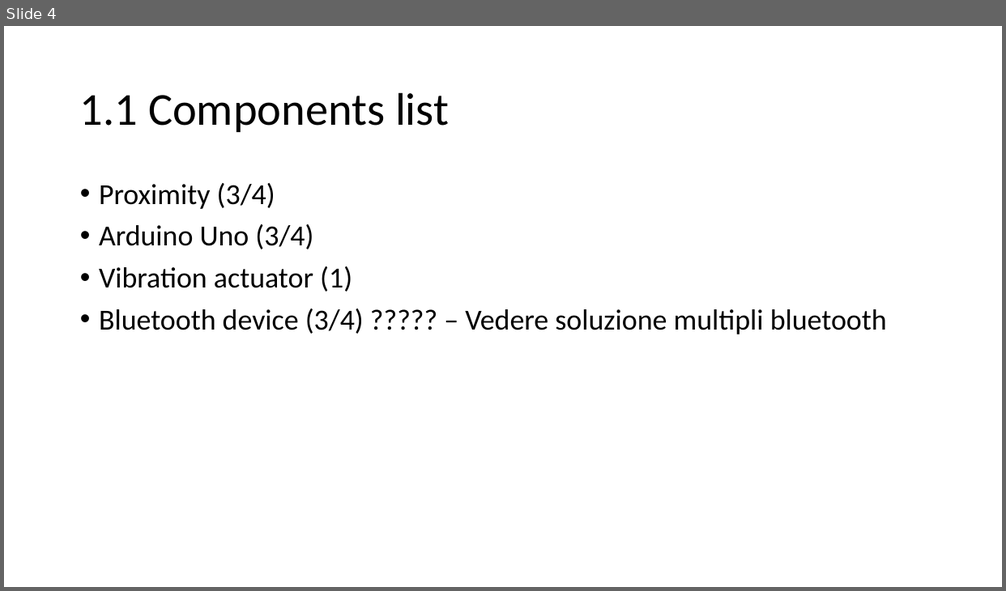
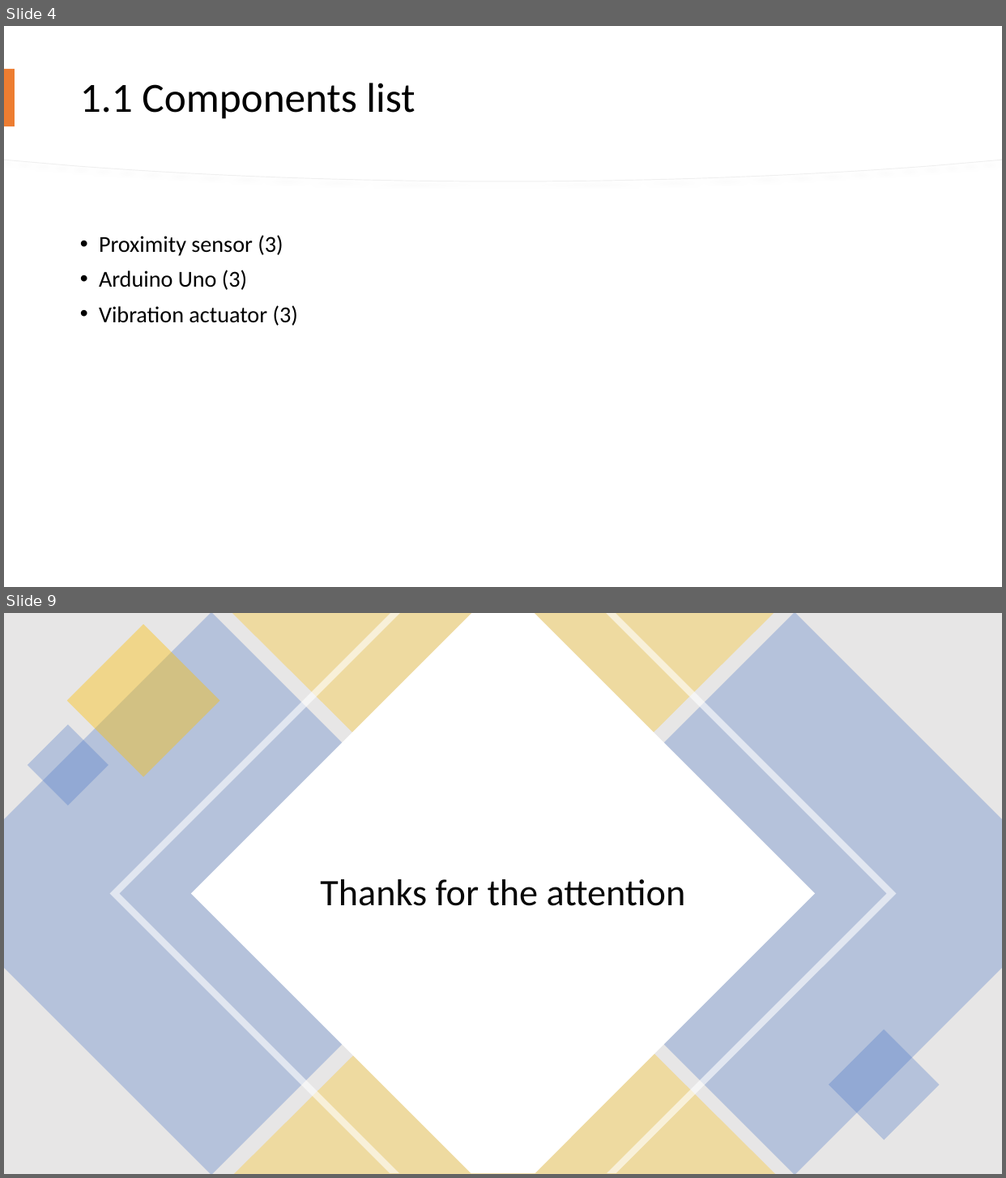
Before and after one commit to TheSmetz/Blinduino, a slide deck: Blinduino.pptx. Shown one above the other, each under a label of ours: slide 4 before the commit, slides 4 and 9 after it; the slides between them are not shown. The pictures are 1006x591 and 1006x1178 pixels, drawn with LibreOffice and Linux fonts; fonts in the diff are those of the drawing. Boxes give left, top, right and bottom in pixels: in the first picture for what was removed or moved away, otherwise in the second. Text is boxed around its words. In the diff, an @@ line names an element or a change of style, - is before the commit and + after.

```diff
--- a/Blinduino.pptx
+++ b/Blinduino.pptx
@@ slide 9 added at [4,613,1002,1174], background #FFFFFF @@
@@ rectangle added at [4,613,1002,1174], fill #E7E6E6 @@
@@ freeform shape added at [4,613,493,1174], fill #4472C4 at 30% opacity @@
@@ rectangle added at [67,624,219,777], fill #FFC000 at 40% opacity @@
@@ freeform shape added at [109,613,897,1174], fill #FFFFFF at 60% opacity @@
@@ freeform shape added at [191,613,815,1174], fill #FFFFFF @@
@@ triangle added at [232,613,774,882], fill #FFC000 at 30% opacity @@
@@ freeform shape added at [513,613,1002,1174], fill #4472C4 at 30% opacity @@
@@ rectangle added at [27,725,108,806], fill #4472C4 at 30% opacity @@
@@ title added at [320,879,686,906], 36 pt, text #080808 @@
+Thanks for the attention
@@ triangle added at [234,905,775,1174], fill #FFC000 at 30% opacity @@
@@ rectangle added at [829,1029,940,1140], fill #4472C4 at 30% opacity @@
@@ slide 4 changed as well @@
@@ freeform shape added at [4,26,1002,182], fill #FFFFFF, outline #EFEFEF 0.75 pt @@
@@ freeform shape added at [4,26,1002,181], fill #FFFFFF @@
@@ title "1.1 Components list": place and size @@
-title "1.1 Components list" at [80,92,449,132]
+title "1.1 Components list" at [80,83,415,119]
@@ title "1.1 Components list" at [80,83,415,119]: size 44 to 40 pt @@
@@ rectangle added at [4,69,15,126], fill #ED7D31 @@
@@ text at [99,235,298,326]: text changed; size 28 to 22 pt @@
-• Proximity (3/4)
-• Arduino Uno (3/4)
-• Vibration actuator (1)
-• Bluetooth device (3/4) ????? – Vedere soluzione multipli bluetooth
+• Proximity sensor (3)
+• Arduino Uno (3)
+• Vibration actuator (3)
```
Also in this commit, not shown: 5 other slides changed, 2 other slides added, 3 slides removed.
